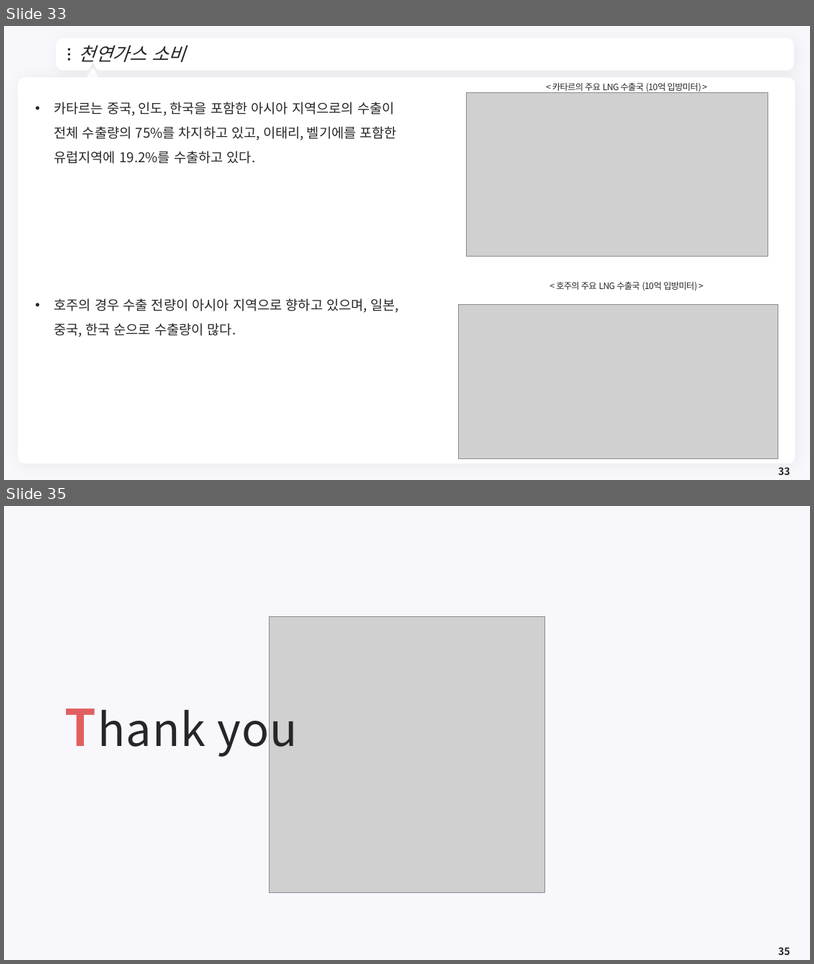
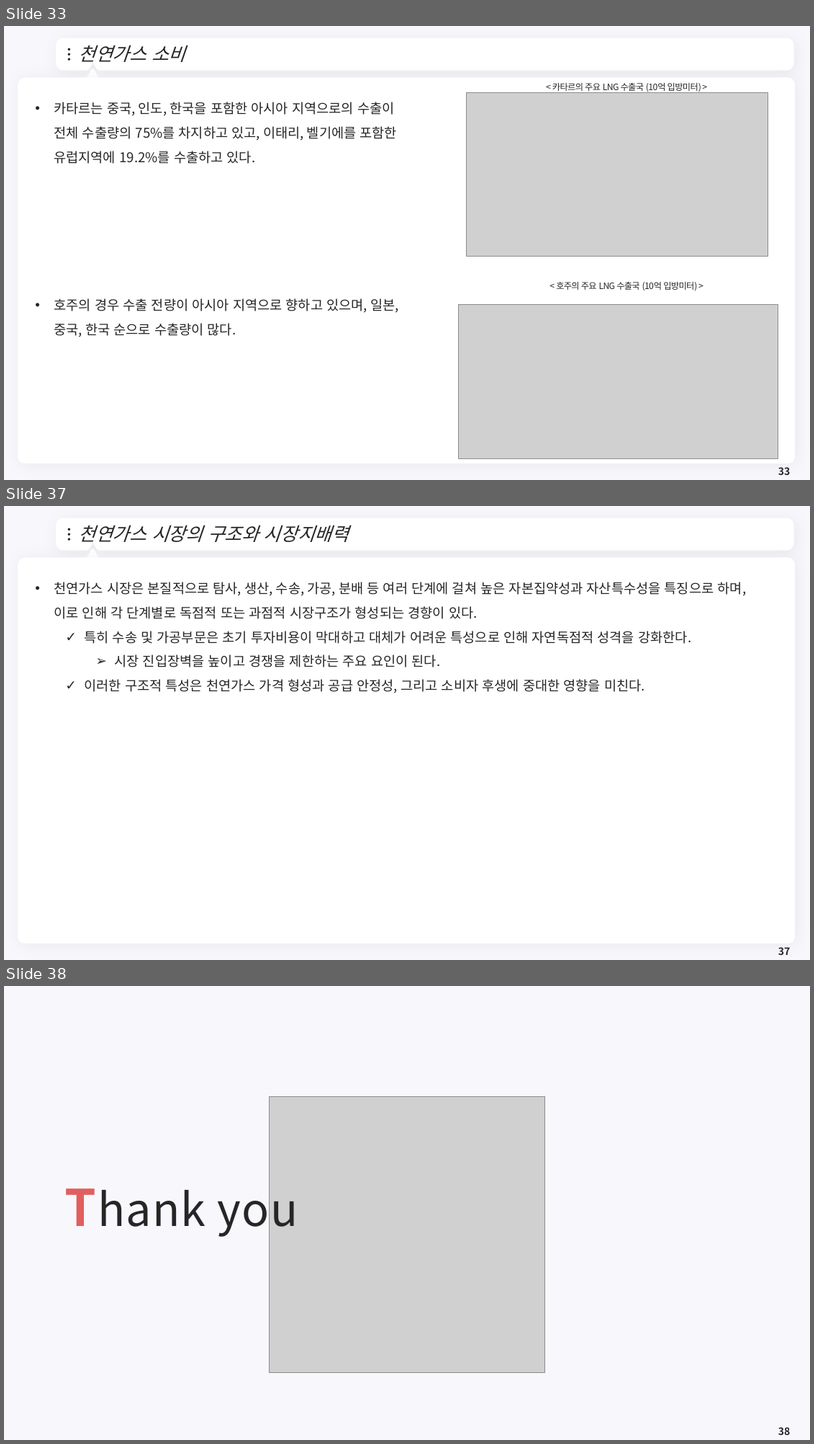
Before and after one commit to meandthey/Teaching, a slide deck: 에너지경제학/자원에너지경제학_Chapter_3 (가스).pptx. Shown one above the other, each under a label of ours: slides 33 and 35 before the commit, slides 33, 37 and 38 after it; the slides between them are not shown. The pictures are 814x964 and 814x1444 pixels, drawn with LibreOffice and Linux fonts; fonts in the diff are those of the drawing; grey boxes stand for pictures; background and template pictures are left out. Boxes give left, top, right and bottom in pixels: in the first picture for what was removed or moved away, otherwise in the second. Text is boxed around its words. In the diff, an @@ line names an element or a change of style, - is before the commit and + after.

```diff
--- a/에너지경제학/자원에너지경제학_Chapter_3 (가스).pptx
+++ b/에너지경제학/자원에너지경제학_Chapter_3 (가스).pptx
@@ slide 37 added at [4,506,810,960], background #F8F7FC; not listed: 7 template elements that a slide beside it also shows @@
@@ title added at [79,525,349,542], 22 pt, text #262626, italic @@
+천연가스 시장의 구조와 시장지배력
@@ text added at [54,582,746,693], 16 pt, text #262626 @@
+• 천연가스 시장은 본질적으로 탐사, 생산, 수송, 가공, 분배 등 여러 단계에 걸쳐 높은 자본집약성과 자산특수성을 특징으로 하며, 이로 인해 각 단계별로 독점적 또는 과점적 시장구조가 형성되는 경향이 있다.
+  ✓ 특히 수송 및 가공부문은 초기 투자비용이 막대하고 대체가 어려운 특성으로 인해 자연독점적 성격을 강화한다.
+    ➢ 시장 진입장벽을 높이고 경쟁을 제한하는 주요 요인이 된다.
+  ✓ 이러한 구조적 특성은 천연가스 가격 형성과 공급 안정성, 그리고 소비자 후생에 중대한 영향을 미친다.
@@ page number added at [779,947,790,955], 12 pt, text #262626, bold @@
+37
@@ what was slide 35 is now slide 38 @@
```
Also in this commit, not shown: 1 slide changed, 2 other slides added, 2 other files.
